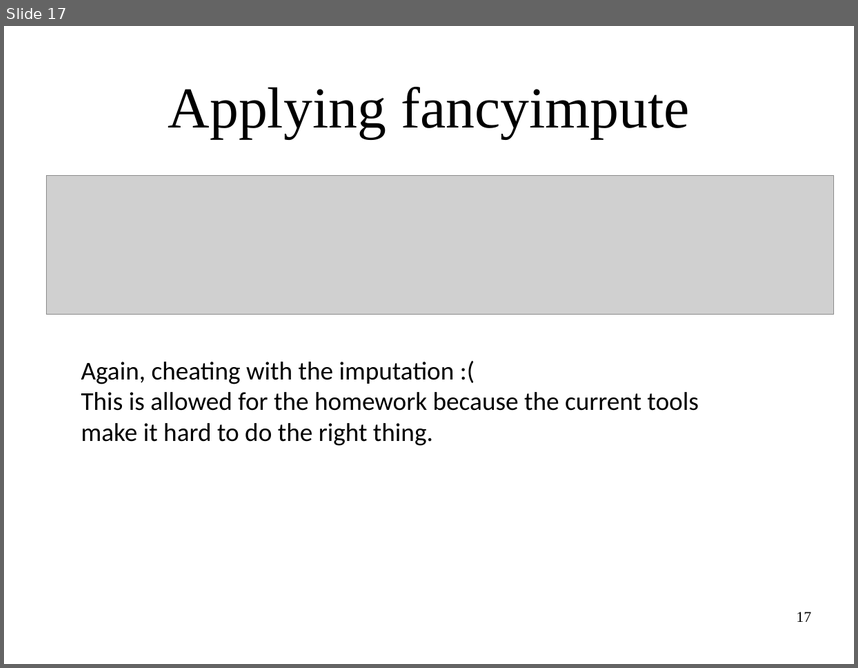
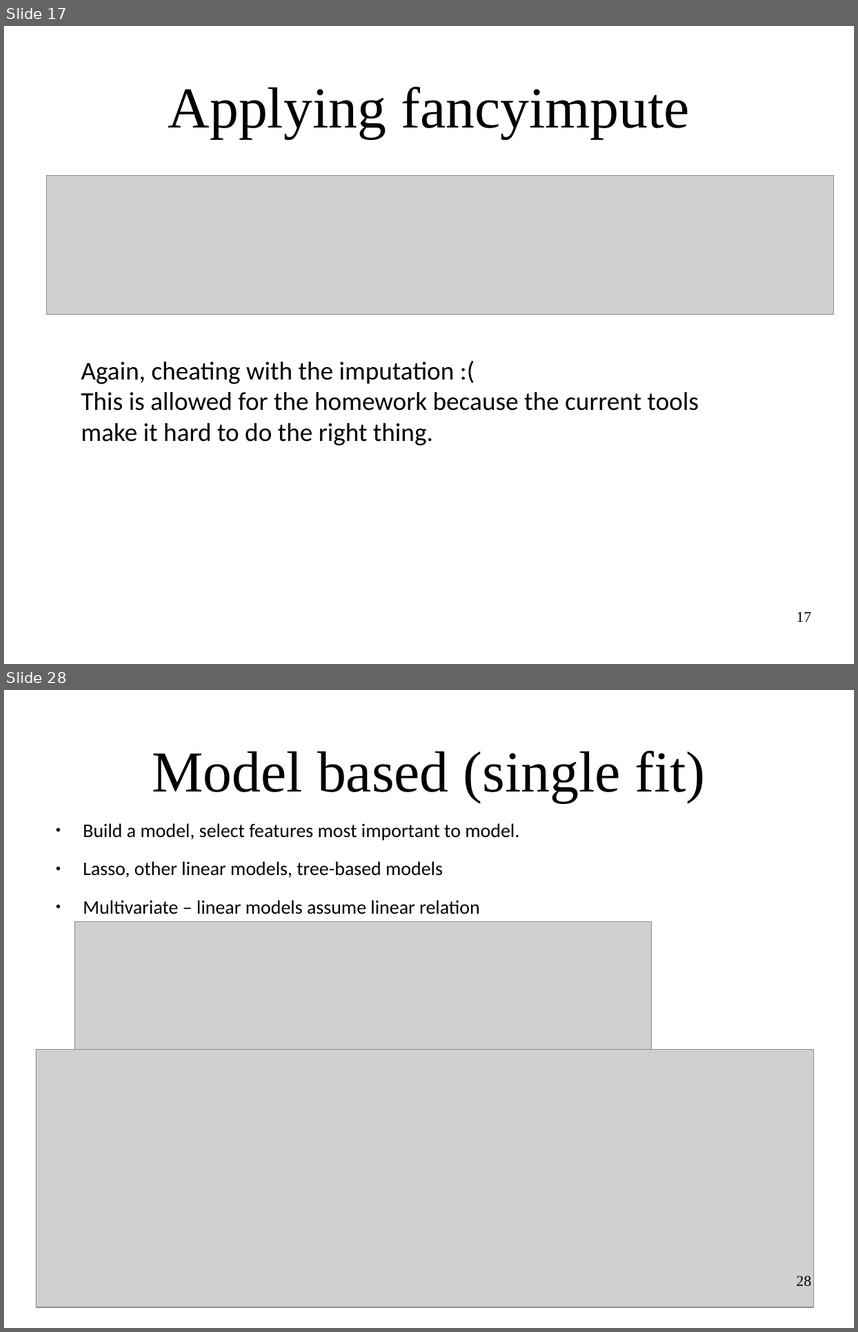
Before and after one commit to amueller/applied_ml_spring_2017, a slide deck: slides/aml-08-021317.odp. Shown one above the other, each under a label of ours: slide 17 before the commit, slides 17 and 28 after it; the slides between them are not shown. The pictures are 858x668 and 858x1332 pixels, drawn with LibreOffice and Linux fonts; fonts in the diff are those of the drawing; grey boxes stand for pictures. Boxes give left, top, right and bottom in pixels: in the first picture for what was removed or moved away, otherwise in the second. Text is boxed around its words. In the diff, an @@ line names an element or a change of style, - is before the commit and + after.

Commit message:
update slides and notebooks  for 08 - feature selection

```diff
--- a/slides/aml-08-021317.odp
+++ b/slides/aml-08-021317.odp
@@ slide 28 added at <box>4,690,854,1328</box>, background #FFFFFF @@
@@ title added at <box>152,751,705,802</box>, 54 pt, text #000000 @@
+Model based (single fit)
@@ text added at <box>83,823,519,914</box>, 18 pt, text #000000 @@
+● Build a model, select features most important to model.
+● Lasso, other linear models, tree-based models
+● Multivariate – linear models assume linear relation
@@ picture added at <box>75,921,652,1052</box> @@
@@ picture added at <box>36,1049,814,1307</box> @@
@@ page number added at <box>796,1275,811,1286</box>, 14 pt, text #000000 @@
+28
```
Also in this commit, not shown: 14 other slides added, 1 other file.
